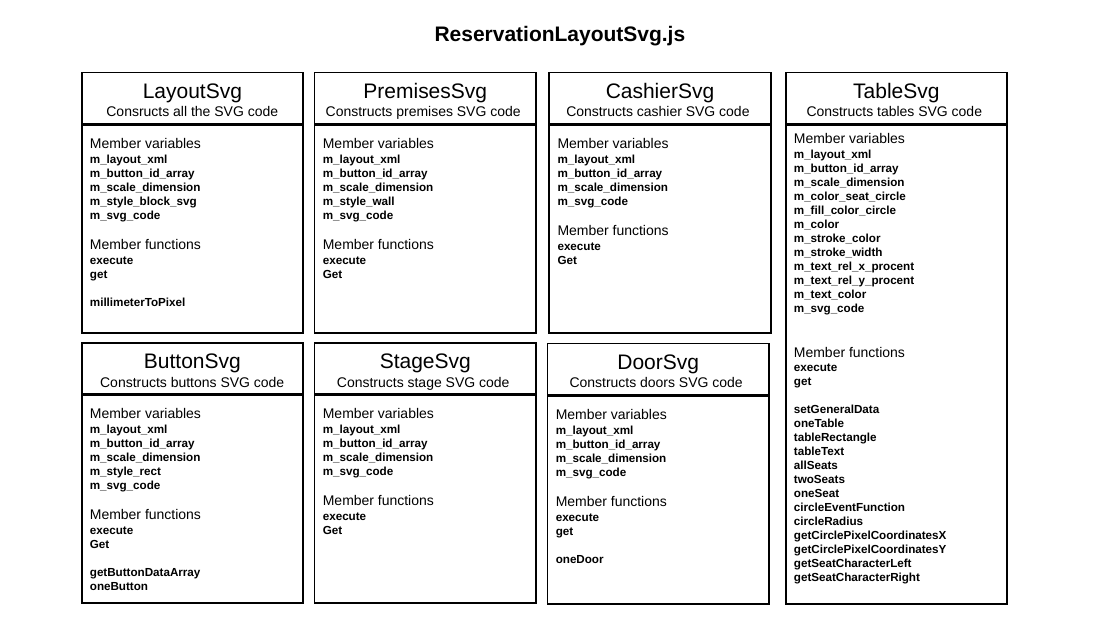
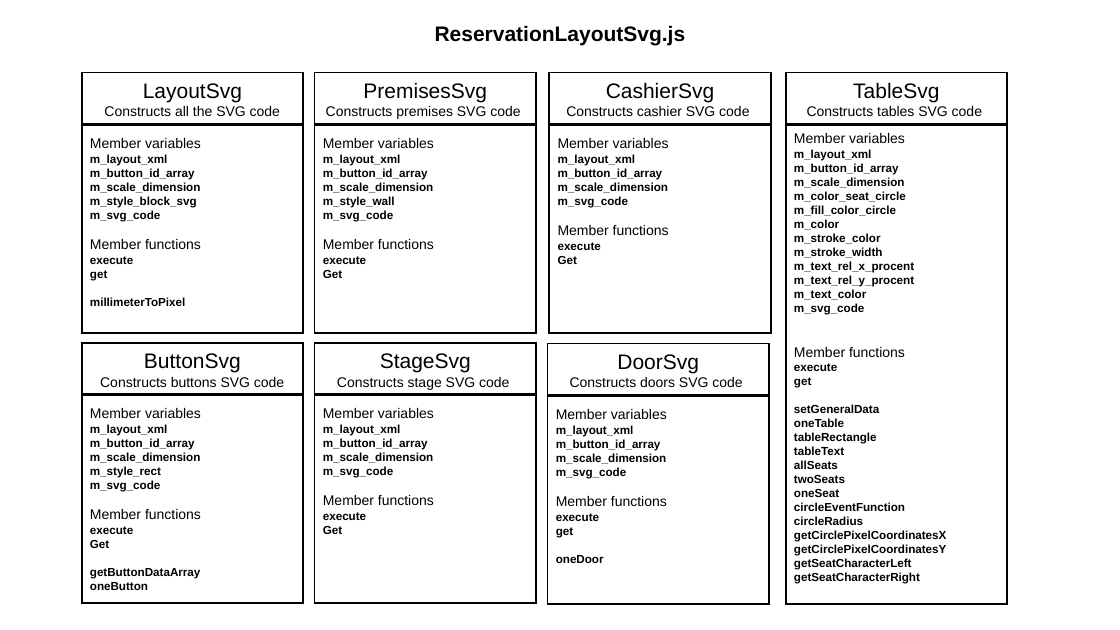
Before and after one commit to JazzLiveAarau/WwwReservationLayout, a slide deck: slide 8 of Description/ReservationLayout.pptx. Drawn at 1120x630 pixels with LibreOffice and Linux fonts; fonts in the diff are those of the drawing. Boxes give left, top, right and bottom in pixels: in the first picture for what was removed or moved away, otherwise in the second. Text is boxed around its words. In the diff, an @@ line names an element or a change of style, - is before the commit and + after.

```diff
--- a/Description/ReservationLayout.pptx
+++ b/Description/ReservationLayout.pptx
@@ text in rectangle at box(104, 106, 280, 116): text changed @@
-Consructs all the SVG code
+Constructs all the SVG code
```
Also in this commit, not shown: 5 other files.
